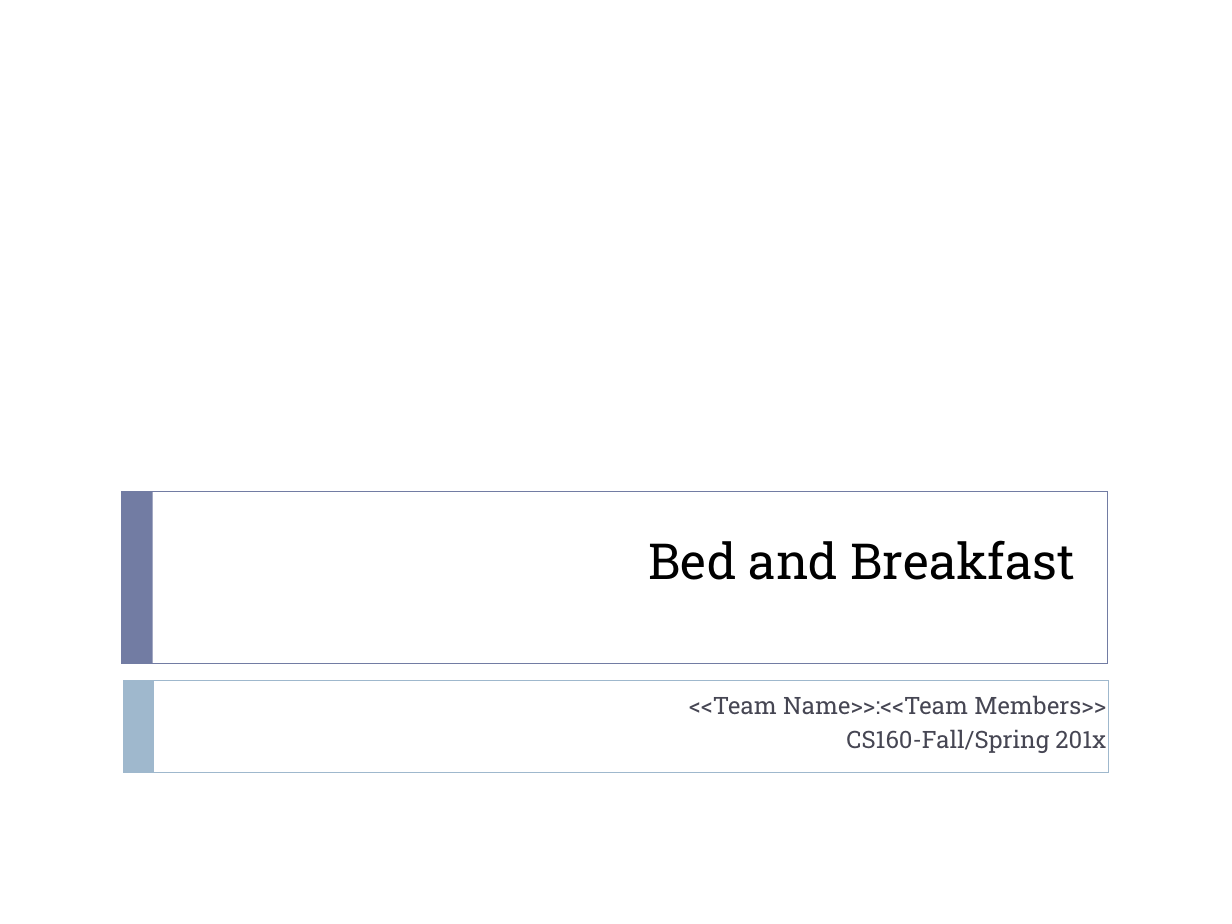
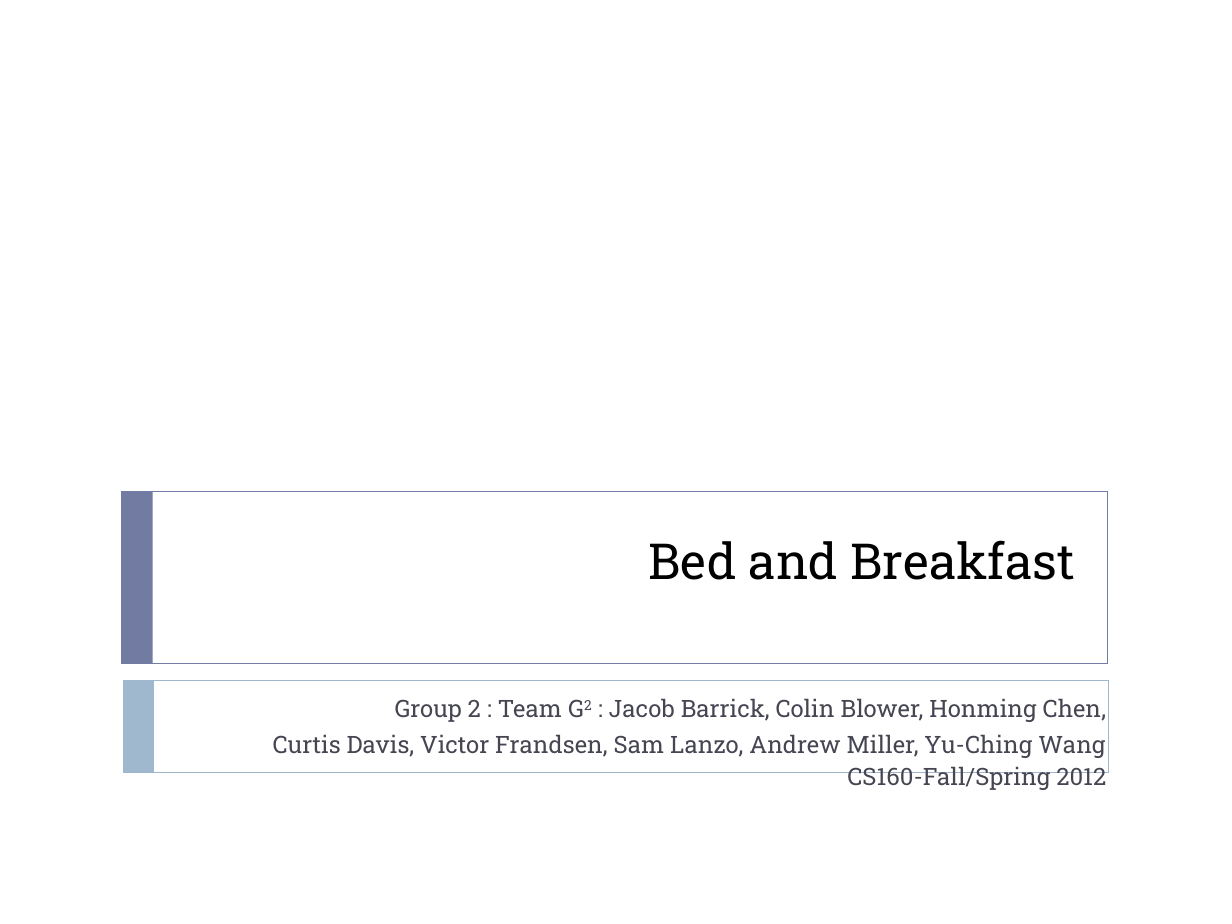
Before and after one commit to Lanzaa/CS160-2012, a slide deck: slide 1 of M1-B/group2M1PartB.ppt. Drawn at 1232x924 pixels with LibreOffice and Linux fonts; fonts in the diff are those of the drawing. Boxes give left, top, right and bottom in pixels: in the first picture for what was removed or moved away, otherwise in the second. Text is boxed around its words. In the diff, an @@ line names an element or a change of style, - is before the commit and + after.

```diff
--- a/M1-B/group2M1PartB.ppt
+++ b/M1-B/group2M1PartB.ppt
@@ subtitle at (273,698,1106,790): text changed @@
-<<Team Name>>:<<Team Members>>
-CS160-Fall/Spring 201x
+Group 2 : Team G2 : Jacob Barrick, Colin Blower, Honming Chen,
+Curtis Davis, Victor Frandsen, Sam Lanzo, Andrew Miller, Yu-Ching Wang
+CS160-Fall/Spring 2012
```
Also in this commit, not shown: 5 other slides changed, 6 slides added.
